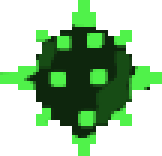
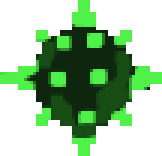
Layers edited between the first and the second 162×156 image:
added layer "Layer 3 copy" above "Layer 3" over (x1=51, y1=93, x2=96, y2=138)
added layer "Layer 3" above "Layer 2" over (x1=51, y1=93, x2=96, y2=138)
